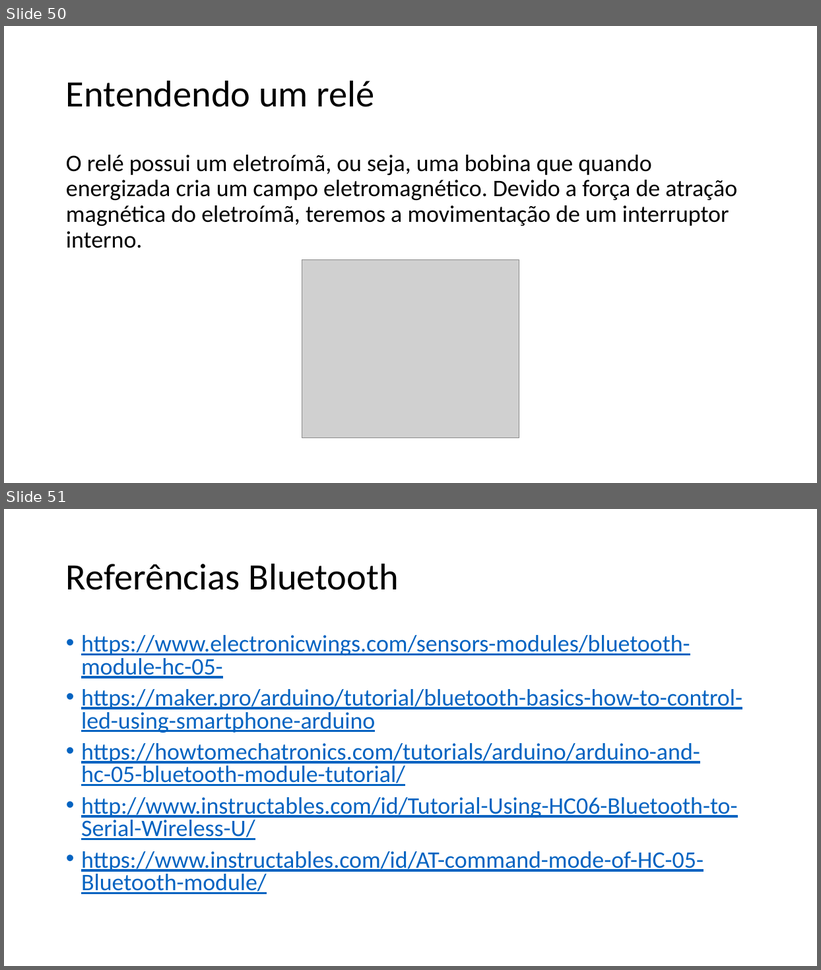
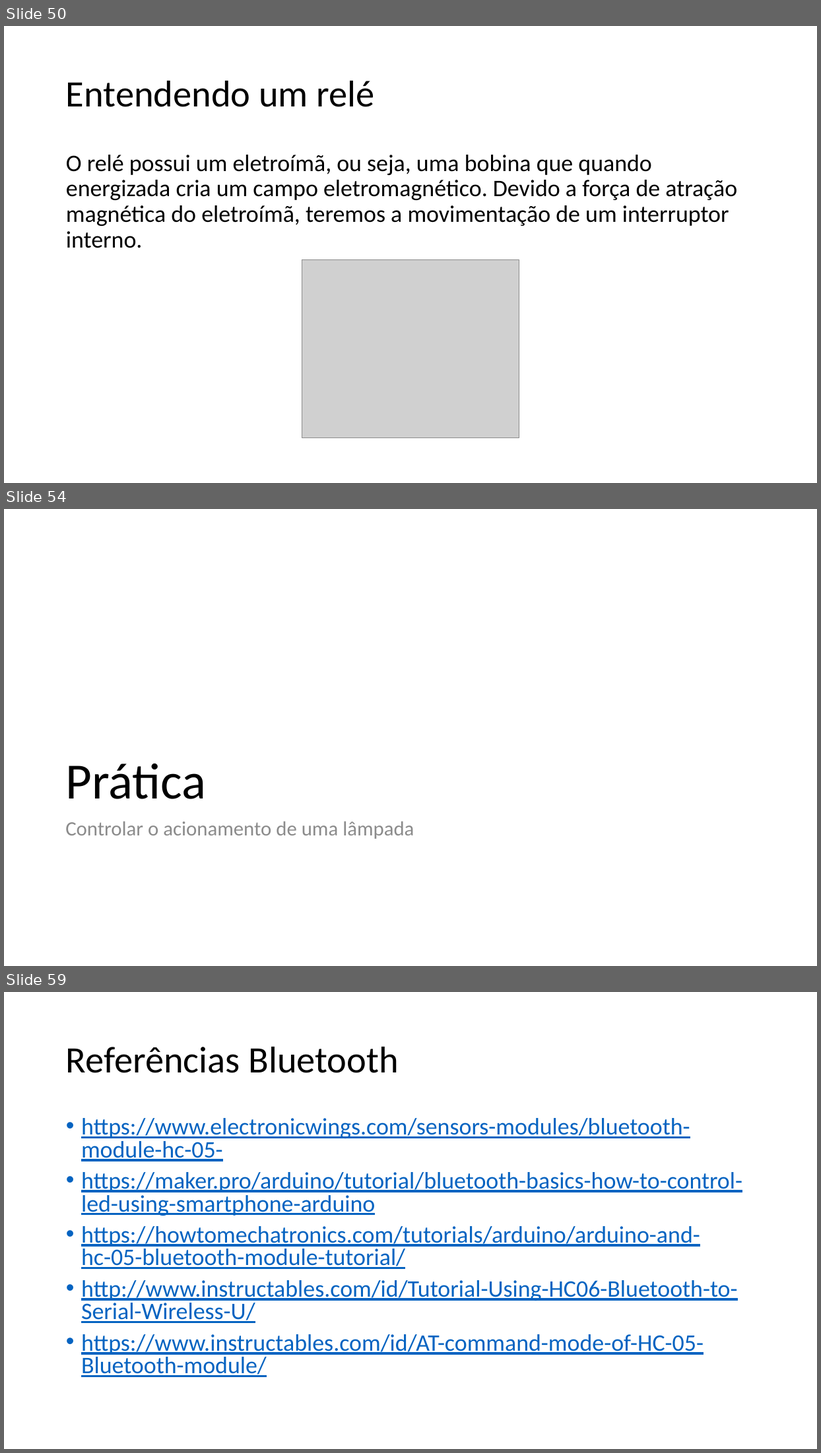
Before and after one commit to salmo-jr/public-slides, a slide deck: arduino-bluetooth.pptx. Shown one above the other, each under a label of ours: slides 50 and 51 before the commit, slides 50, 54 and 59 after it; the slides between them are not shown. The pictures are 821x970 and 821x1453 pixels, drawn with LibreOffice and Linux fonts; fonts in the diff are those of the drawing; grey boxes stand for pictures. Boxes give left, top, right and bottom in pixels: in the first picture for what was removed or moved away, otherwise in the second. Text is boxed around its words. In the diff, an @@ line names an element or a change of style, - is before the commit and + after.

Commit message:
adição dos slides sobre o funcionamento e a prática com o módulo relé

```diff
--- a/arduino-bluetooth.pptx
+++ b/arduino-bluetooth.pptx
@@ slide 54 added at <box>4,509,817,966</box>, background #FFFFFF @@
@@ title added at <box>65,763,206,799</box>, 60 pt, text #000000 @@
+Prática
@@ text added at <box>65,821,414,839</box>, 24 pt, text #8C8C8C @@
+Controlar o acionamento de uma lâmpada
@@ what was slide 51 is now slide 59 @@
```
Also in this commit, not shown: 7 other slides added, 2 other files.
